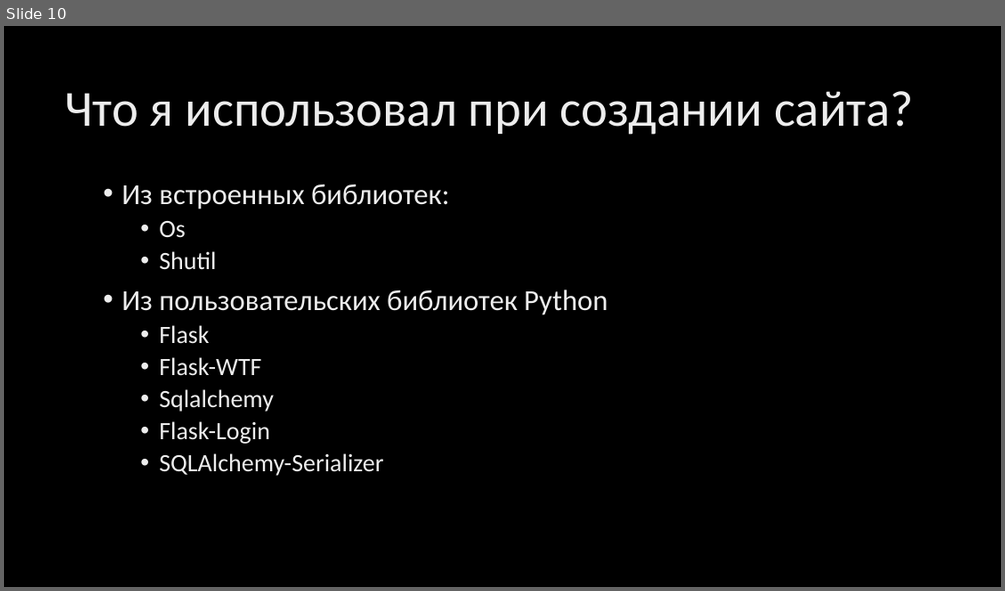
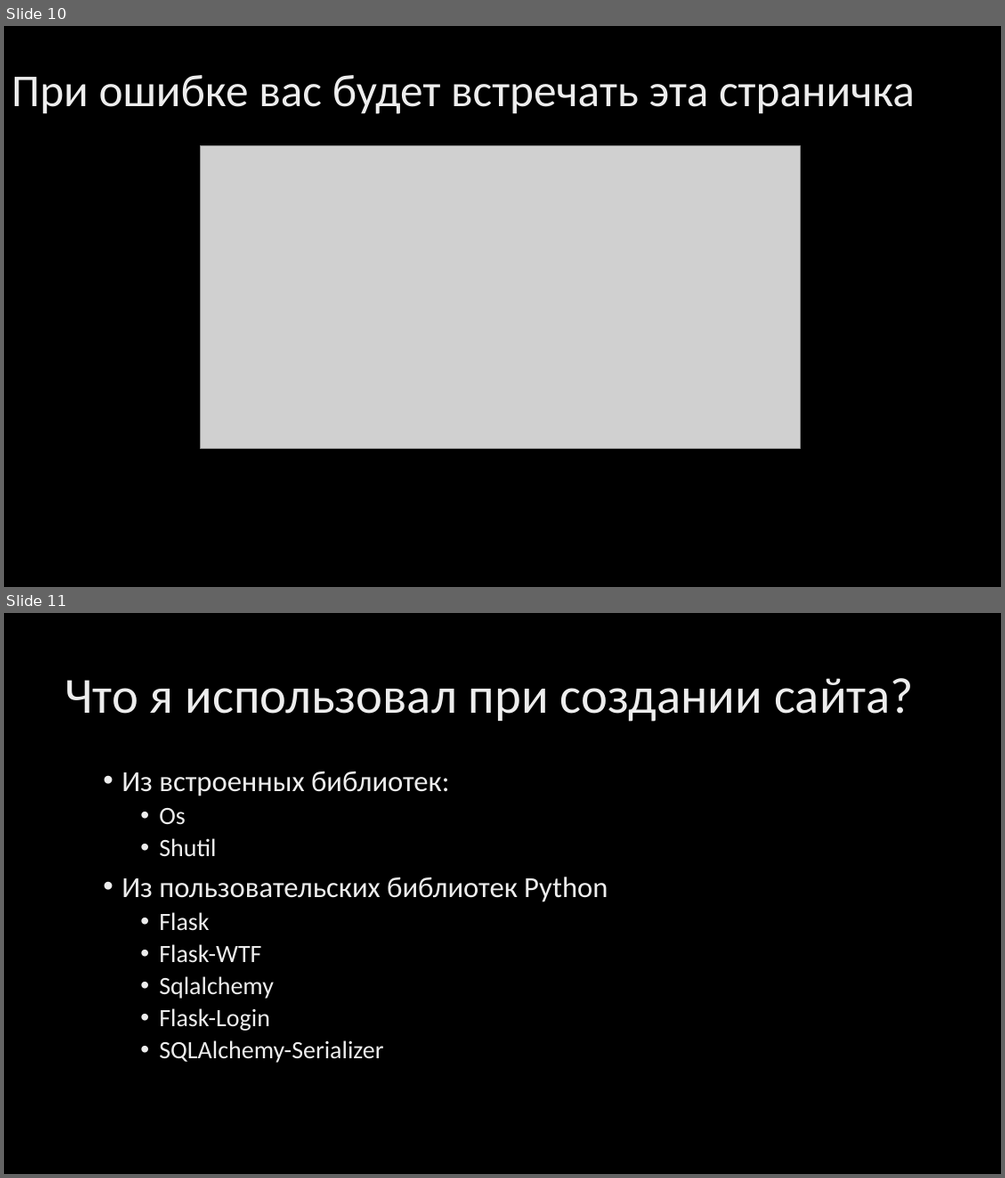
Before and after one commit to pepshot/flarket, a slide deck: выступление/Flarket.pptx. Shown one above the other, each under a label of ours: slide 10 before the commit, slides 10 and 11 after it. The pictures are 1005x591 and 1005x1178 pixels, drawn with LibreOffice and Linux fonts; fonts in the diff are those of the drawing; grey boxes stand for pictures; background and template pictures are left out. Boxes give left, top, right and bottom in pixels: in the first picture for what was removed or moved away, otherwise in the second. Text is boxed around its words. In the diff, an @@ line names an element or a change of style, - is before the commit and + after.

```diff
--- a/выступление/Flarket.pptx
+++ b/выступление/Flarket.pptx
@@ slide 10 added at (4,26,1001,587), background picture (left out) @@
@@ title added at (11,75,914,114), 44 pt, text gradient #DEDEDE to #EDEDED to #FFFFFF @@
+При ошибке вас будет встречать эта страничка
@@ picture added at (200,145,800,449) @@
@@ what was slide 10 is now slide 11 @@
```
Also in this commit, not shown: 2 other files.
